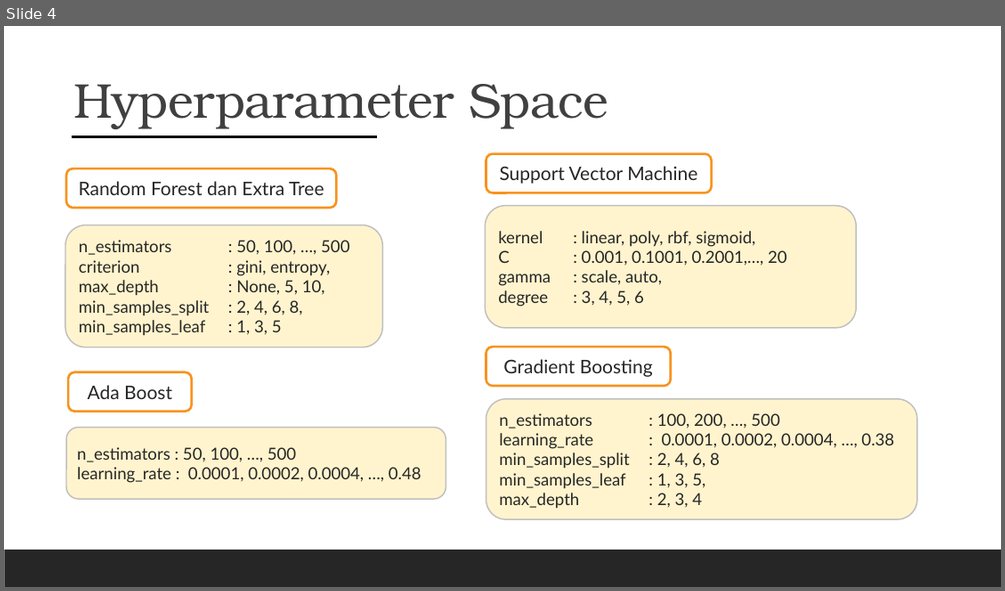
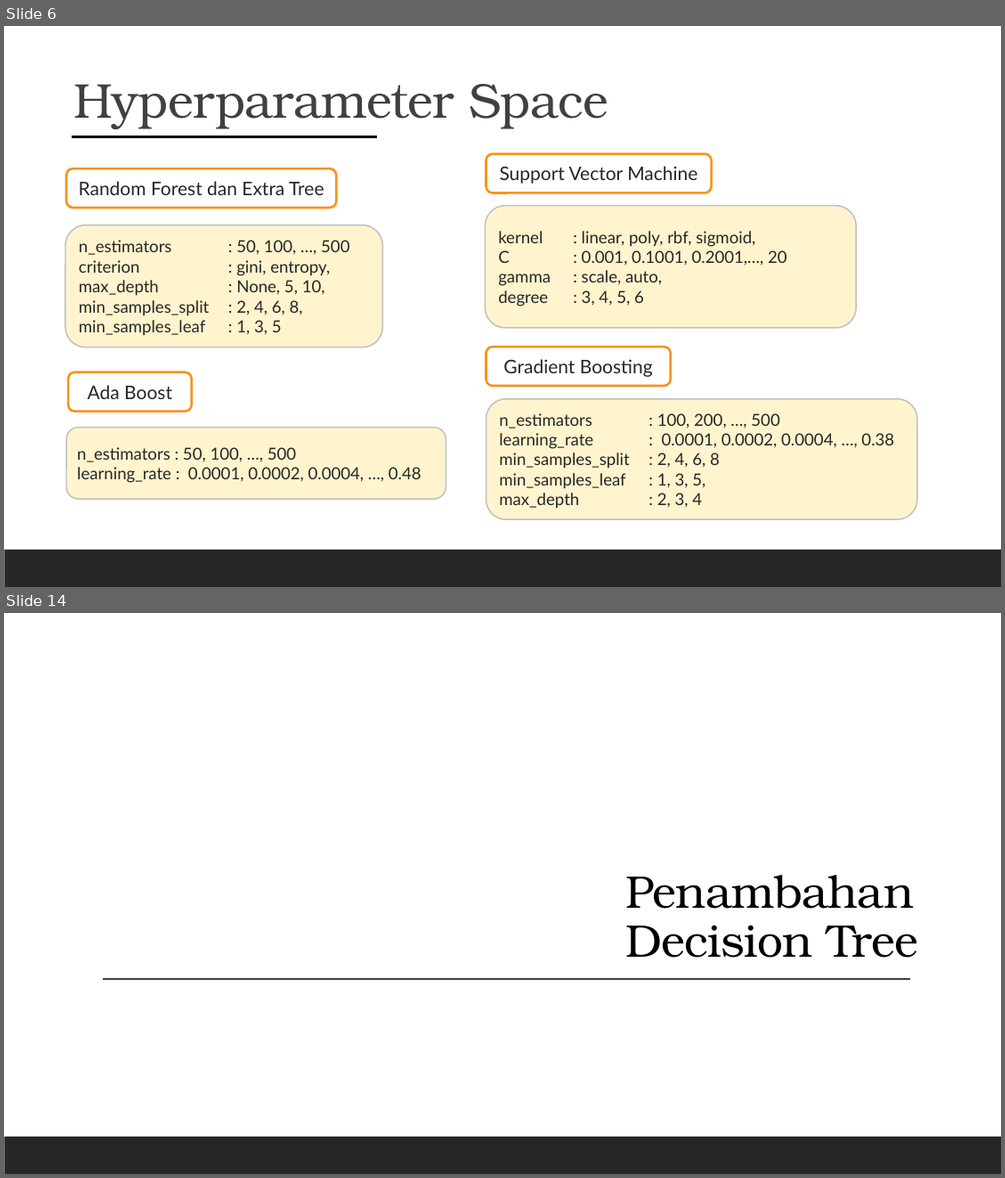
Before and after one commit to ekoptra/metamorphosis, a slide deck: Bipolar Prediction.pptx. Shown one above the other, each under a label of ours: slide 4 before the commit, slides 6 and 14 after it; the slides between them are not shown. The pictures are 1005x591 and 1005x1178 pixels, drawn with LibreOffice and Linux fonts; fonts in the diff are those of the drawing; background and template pictures are left out. Boxes give left, top, right and bottom in pixels: in the first picture for what was removed or moved away, otherwise in the second. Text is boxed around its words. In the diff, an @@ line names an element or a change of style, - is before the commit and + after.

Commit message:
add decision tree

```diff
--- a/Bipolar Prediction.pptx
+++ b/Bipolar Prediction.pptx
@@ slide 14 added at bbox=[4, 613, 1001, 1174], background picture (left out); not listed: 1 template element that a slide beside it also shows @@
@@ title added at bbox=[625, 875, 918, 957], 44 pt, text #000000 @@
+Penambahan Decision Tree
@@ line added from (103, 979) to (910, 979), #404040 1 pt @@
@@ what was slide 4 is now slide 6 @@
```
Also in this commit, not shown: 6 slides changed, 14 other slides added, 4 other files.
